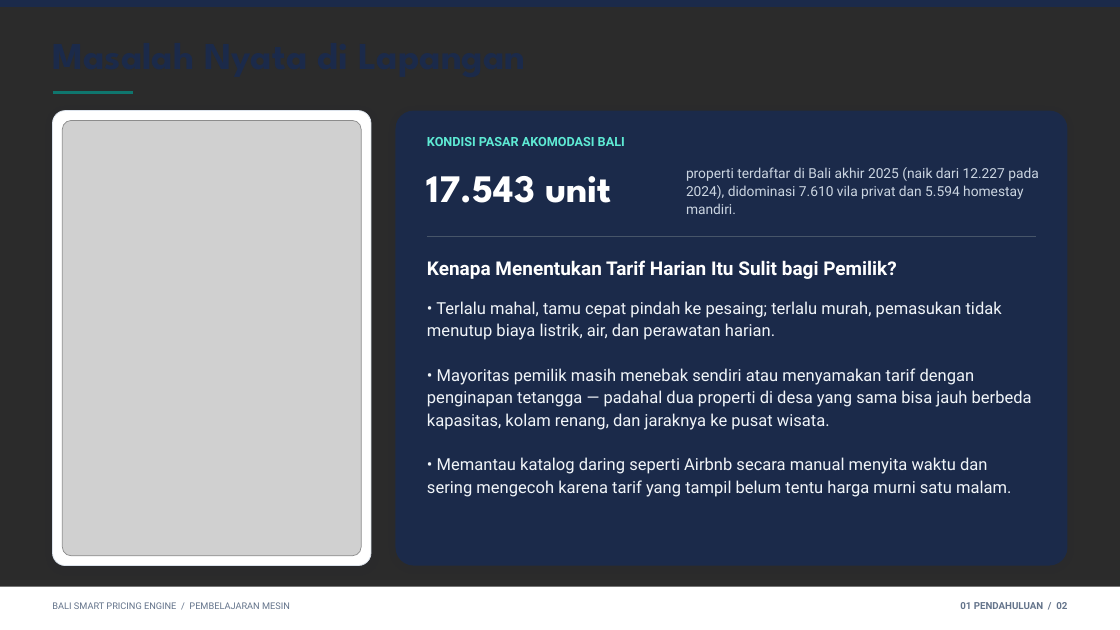
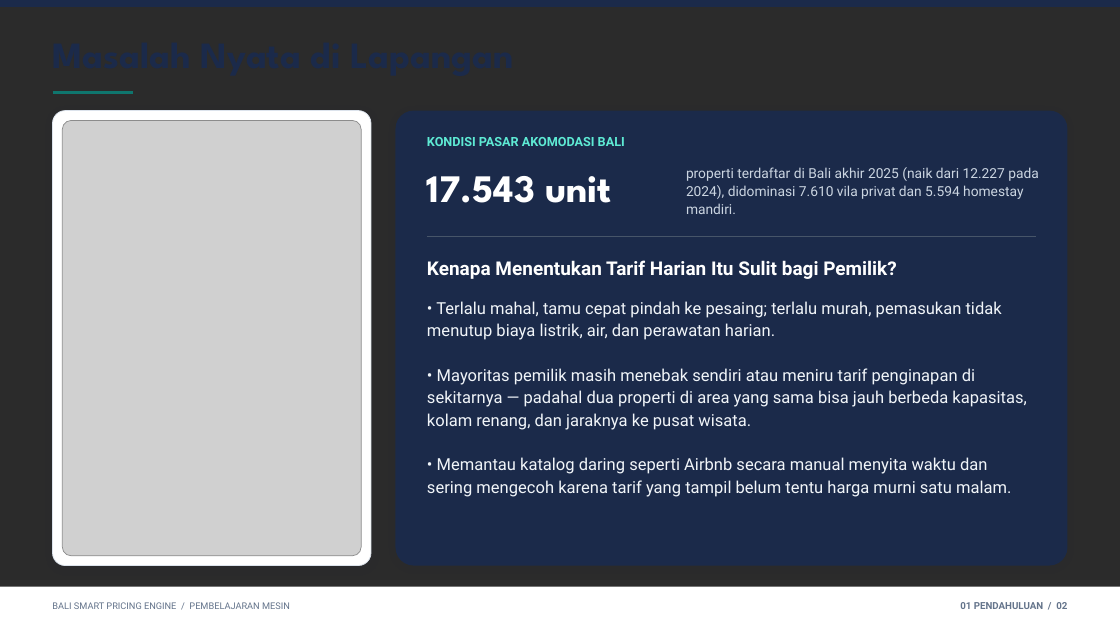
Before and after one commit to kasuganozomi/bali-properties-regressor-engine, a slide deck: slide 2 of docs/presentasi/PRESENTASI_FINAL.pptx. Drawn at 1120x630 pixels with LibreOffice and Linux fonts; fonts in the diff are those of the drawing; grey boxes stand for pictures; background and template pictures are left out; a plain dark background stands for a picture behind light text. Boxes give left, top, right and bottom in pixels: in the first picture for what was removed or moved away, otherwise in the second. Text is boxed around its words. In the diff, an @@ line names an element or a change of style, - is before the commit and + after.

```diff
--- a/docs/presentasi/PRESENTASI_FINAL.pptx
+++ b/docs/presentasi/PRESENTASI_FINAL.pptx
@@ text "Masalah Nyata di Lapangan" at [52,32,1068,88]: size 39 to 38 pt @@
@@ text at [427,368,1026,430]: text changed @@
-• Mayoritas pemilik masih menebak sendiri atau menyamakan tarif dengan penginapan tetangga — padahal dua properti di desa yang sama bisa jauh berbeda kapasitas, kolam renang, dan jaraknya ke pusat wisata.
+• Mayoritas pemilik masih menebak sendiri atau meniru tarif penginapan di sekitarnya — padahal dua properti di area yang sama bisa jauh berbeda kapasitas, kolam renang, dan jaraknya ke pusat wisata.
```
Also in this commit, not shown: 9 other slides changed, 4 slides added, 1 slide removed, 4 other files.
